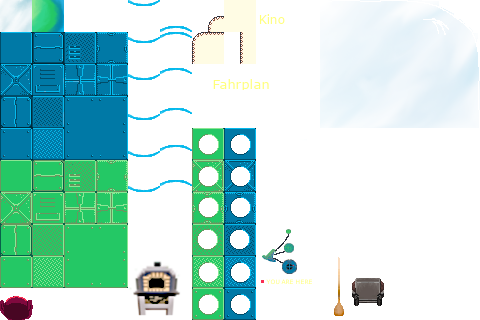
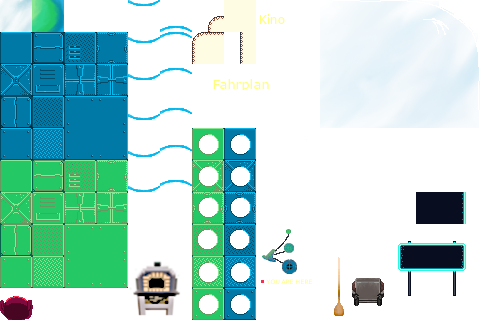
Layers edited between the first and the second 480×320 image:
added layer "v" above "c" over [448, 192, 466, 224]
added layer "c" above "d" over [398, 241, 466, 296]
painted on "außenhaube" over [416, 192, 449, 224]
